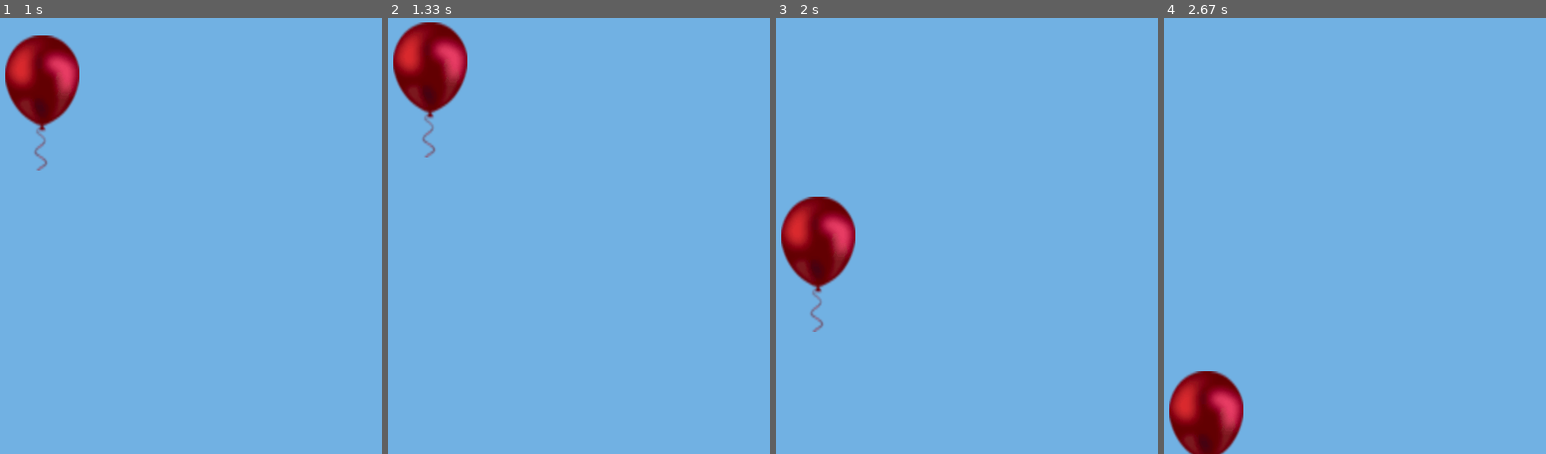
Above: before the commit, frames 1-4 (left to right).
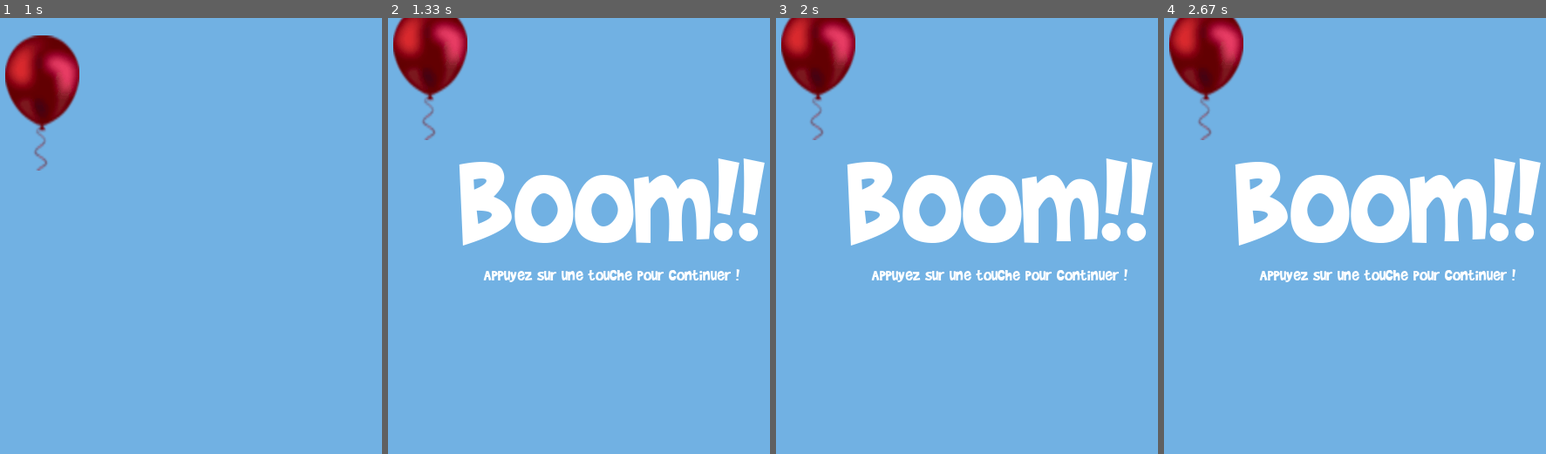
Above: after the commit, the same moments.

Repository: Ketzatl/Projet_Python_Pygame_JeuBallonFlottant
Game: pygame game, started from Jeu_Ballon.py
Same seed, same stepped clock (60 frames per second), same inputs: the game is played once before the commit and once after it.
Inputs:
- Up to frame 1 (1 s): hold Up 0.33-0.8 s; hold Up from 0.83 s (still down)
- Up to frame 2 (1.33 s): release Up at 1.2 s
- Up to frame 3 (2 s): no input
- Up to frame 4 (2.67 s): no input

Frame 1 is identical in both runs. In frame 2, 12% of the frame differs, in the area x 1-99%, y 0-61%; in frame 3, 16%, in the area x 1-99%, y 0-72%; in frame 4, 16%.

Commit message:
-Modification Jeu_Ballon.py - Ajout de la fonction GameOver / Limites de l'écran

Diff:
--- a/Jeu_Ballon.py
+++ b/Jeu_Ballon.py
@@ -1,4 +1,5 @@
 import pygame
+import time
 
 blue = (113, 177, 227)   # Valeurs RGB Uniquement !
 white = (255, 255, 255)
@@ -15,8 +16,21 @@
 
 surface = pygame.display.set_mode((surfaceW, surfaceH))
 pygame.display.set_caption("Ballon Volant")
+horloge = pygame.time.Clock()
+
 
 img = pygame.image.load('ballon.png')
+
+
+def rejoueOuQuitte():
+    for event in pygame.event.get([pygame.KEYDOWN, pygame.KEYUP, pygame.QUIT]):
+        if event.type == pygame.QUIT:
+            pygame.quit()
+            quit()
+        elif event.type == pygame.KEYUP:
+            continue
+        return event.key
+    return None
 
 def creaTexteObj(texte, Police):
     texteSurface = Police.render(texte, True, white)
@@ -35,9 +49,12 @@
     surface.blit(petitTexteSurf, petitTexteRect)
 
     pygame.display.update()
+    time.sleep(2)
 
+    while rejoueOuQuitte() == None:
+        horloge.tick()
 
-
+    principale()
 
 def gameOver():
     message("Boom!!")
